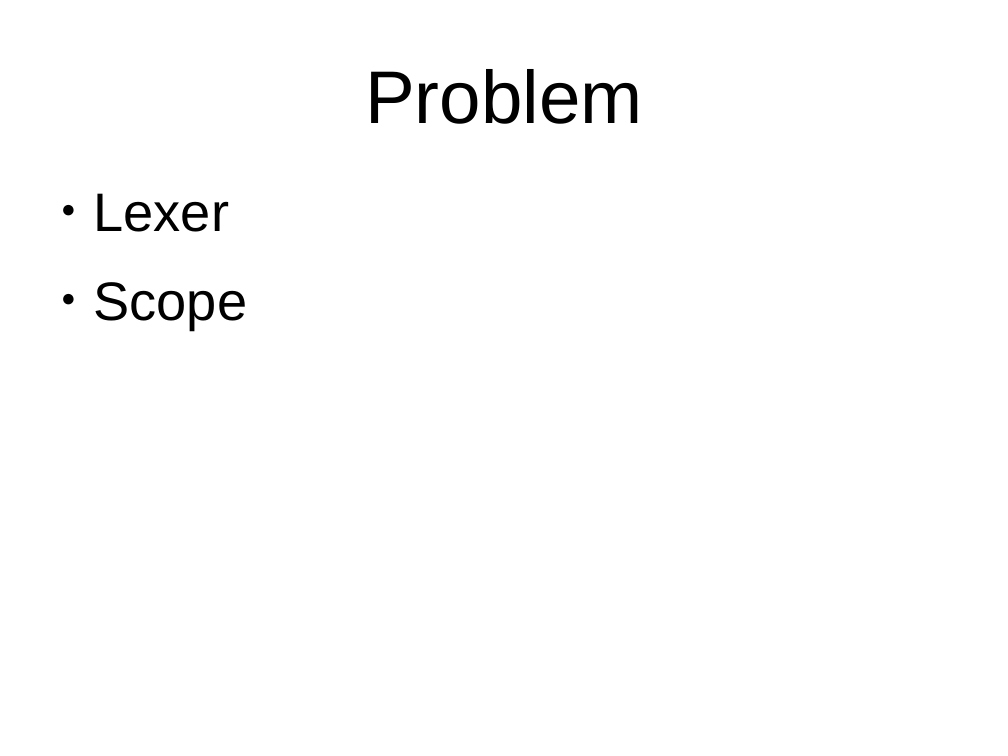
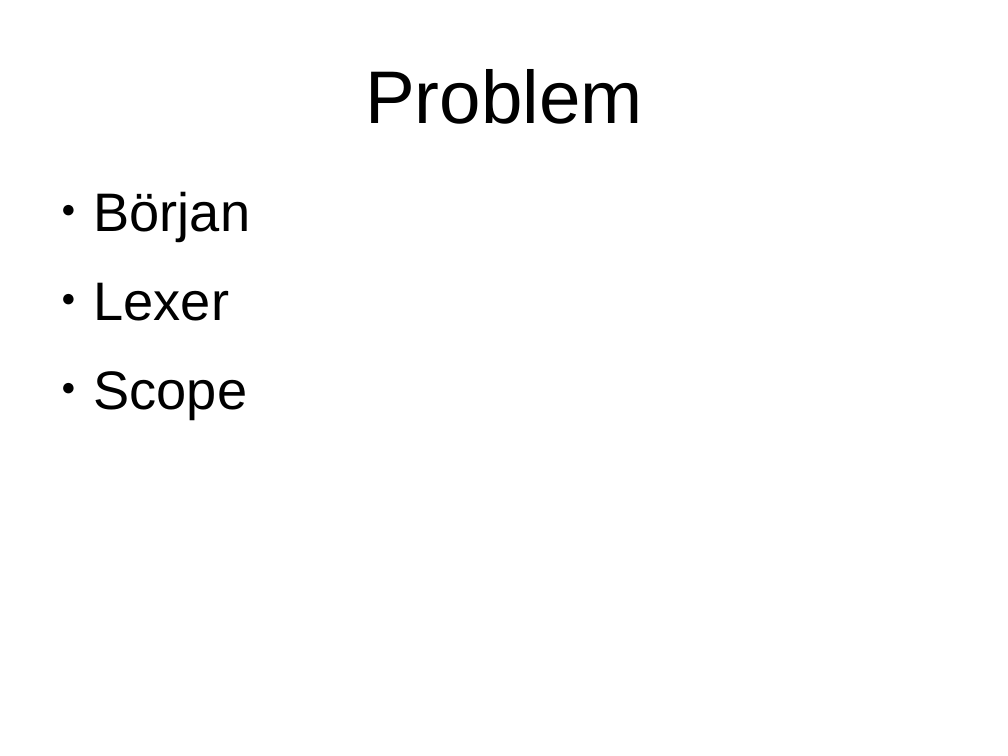
Before and after one commit to stureling/CodEng, a slide deck: slide 8 of doc/presentation/pp.odp (slide 4 before the commit). Drawn at 1008x756 pixels with LibreOffice and Linux fonts; fonts in the diff are those of the drawing. Boxes give left, top, right and bottom in pixels: in the first picture for what was removed or moved away, otherwise in the second. Text is boxed around its words. In the diff, an @@ line names an element or a change of style, - is before the commit and + after.

```diff
--- a/doc/presentation/pp.odp
+++ b/doc/presentation/pp.odp
@@ text at (94,191,251,241): paragraph added @@
+● Början
```
Also in this commit, not shown: 1 other slide changed, 4 slides added, 17 other files.
